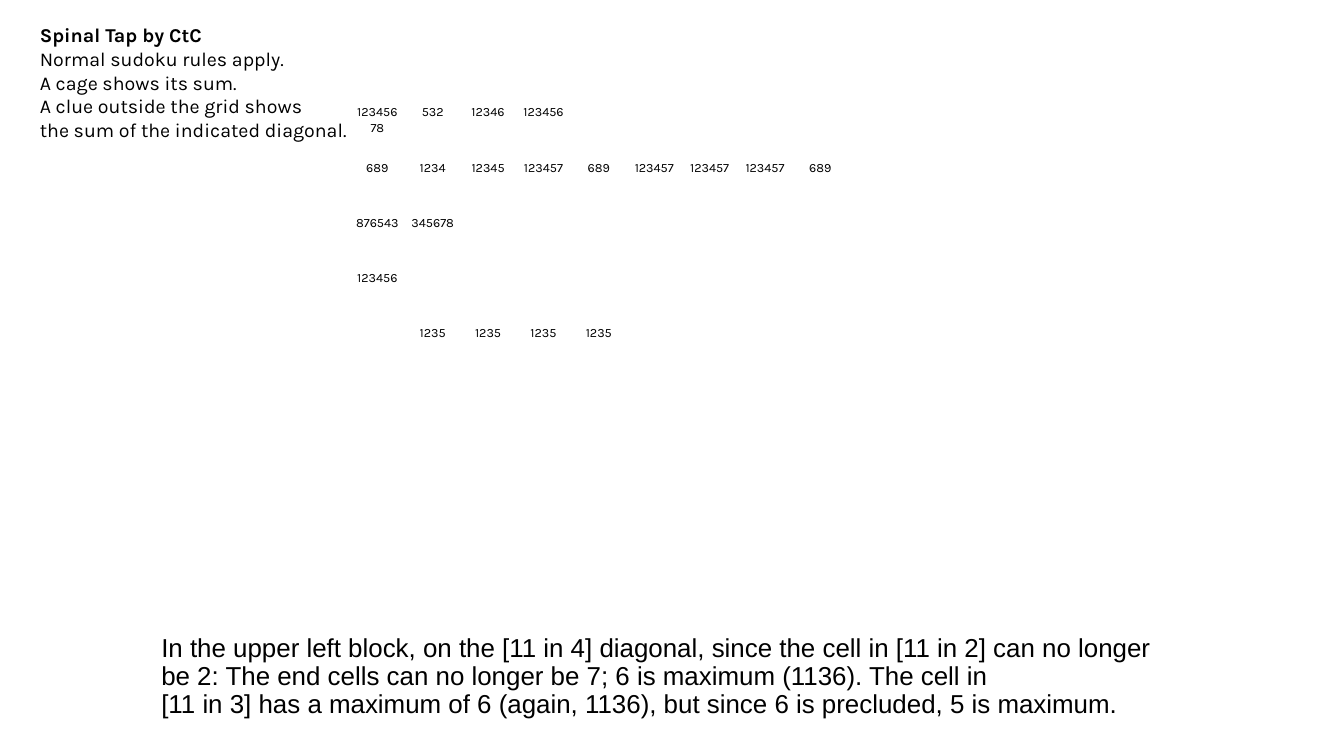
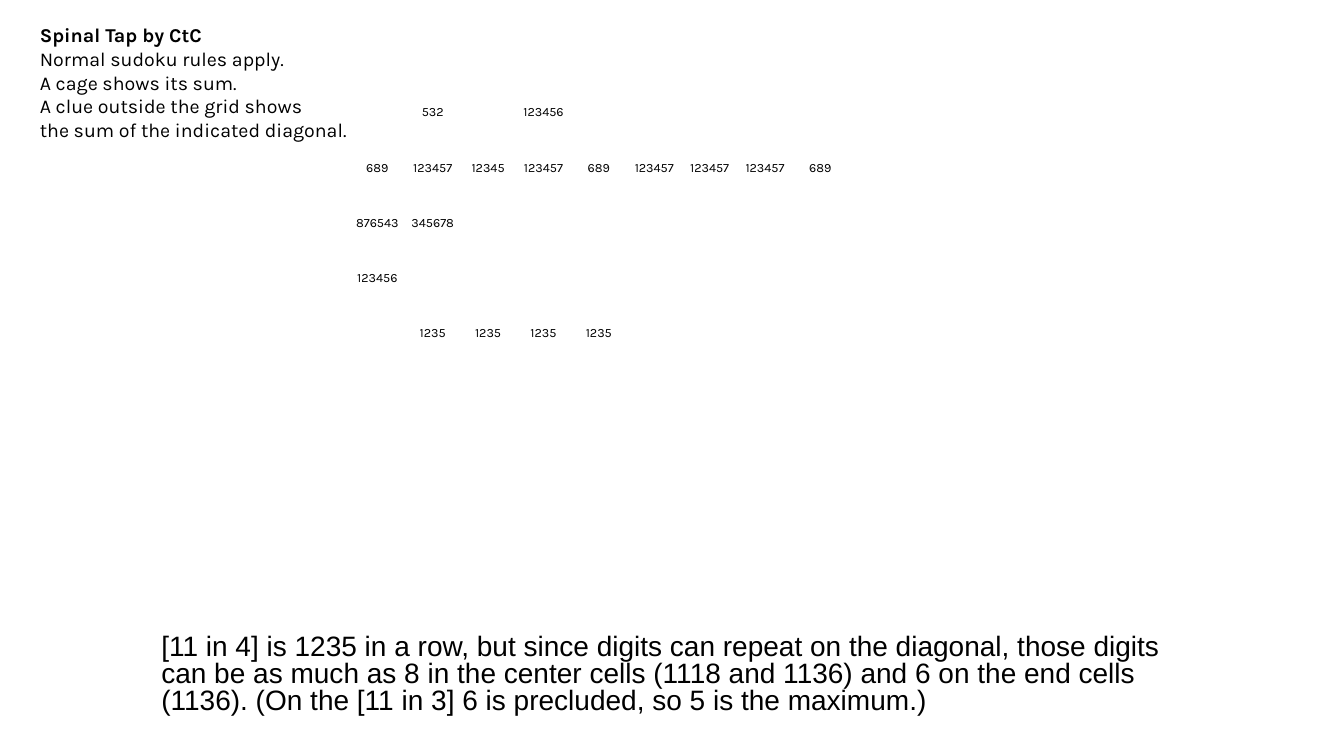
Before and after one commit to jhardis/WSJ_Number_Puzzles, a slide deck: slide 5 of 20261121_2.pptx (slide 7 before the commit). Drawn at 1344x756 pixels with LibreOffice and Linux fonts; fonts in the diff are those of the drawing; background and template pictures are left out. Boxes give left, top, right and bottom in pixels: in the first picture for what was removed or moved away, otherwise in the second. Text is boxed around its words. In the diff, an @@ line names an element or a change of style, - is before the commit and + after.

```diff
--- a/20261121_2.pptx
+++ b/20261121_2.pptx
@@ text removed at bbox=[346, 100, 408, 140] @@
-12345678
@@ text removed at bbox=[471, 108, 504, 116] @@
-12346
@@ text at bbox=[413, 164, 452, 172]: text changed @@
-1234
+123457
@@ text at bbox=[161, 635, 1159, 715]: text changed; size 18.5 to 20 pt @@
-In the upper left block, on the [11 in 4] diagonal, since the cell in [11 in 2] can no longer be 2: The end cells can no longer be 7; 6 is maximum (1136). The cell in
-[11 in 3] has a maximum of 6 (again, 1136), but since 6 is precluded, 5 is maximum.
+[11 in 4] is 1235 in a row, but since digits can repeat on the diagonal, those digits can be as much as 8 in the center cells (1118 and 1136) and 6 on the end cells (1136). (On the [11 in 3] 6 is precluded, so 5 is the maximum.)
```
Also in this commit, not shown: 3 other slides changed, 1 slide added, 2 slides removed.
